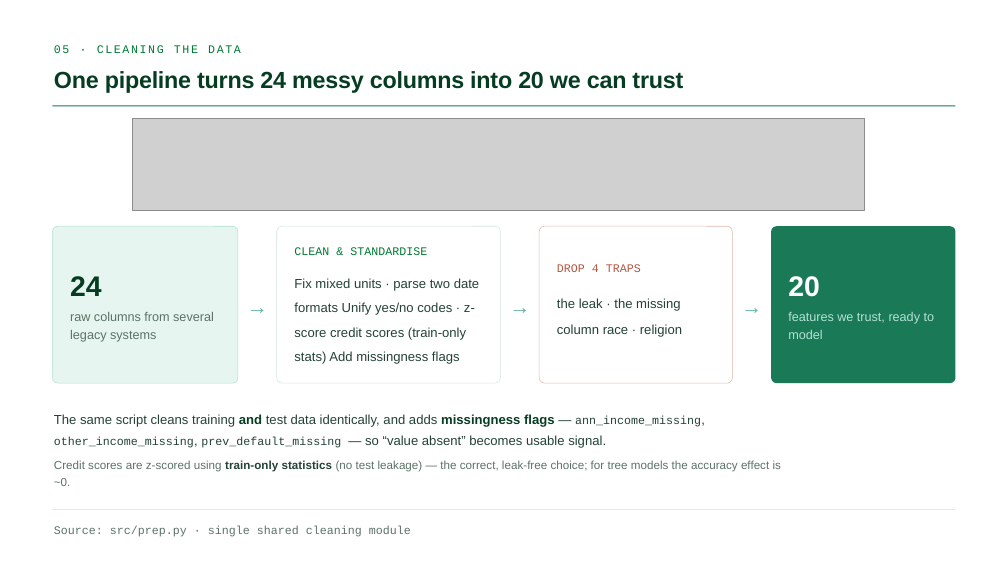
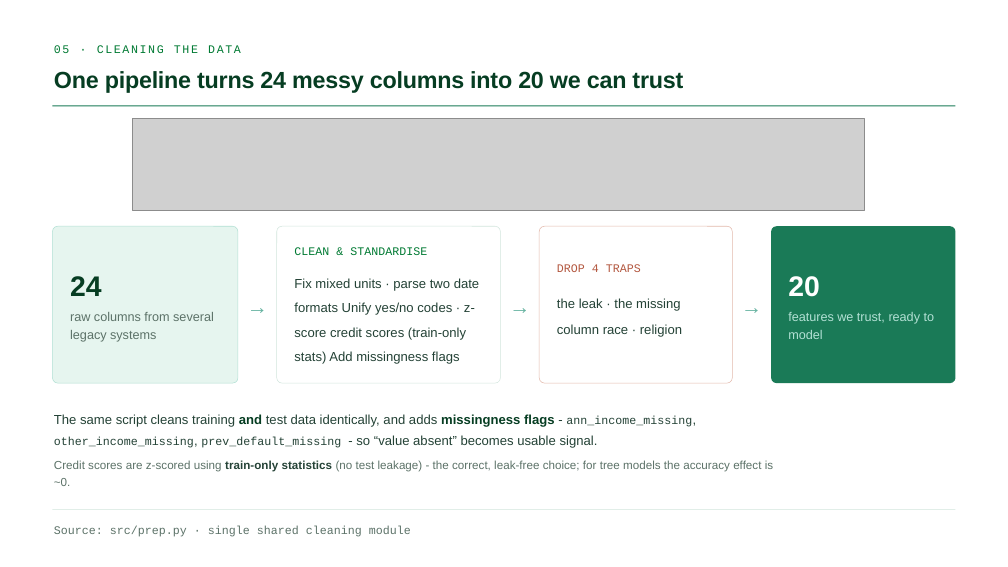
Before and after one commit to GianlucaBave/final-data-finance, a slide deck: slide 5 of presentation/Consulting_Finance_ML_Slides.pptx. Drawn at 1008x567 pixels with LibreOffice and Linux fonts; fonts in the diff are those of the drawing; grey boxes stand for pictures. Boxes give left, top, right and bottom in pixels: in the first picture for what was removed or moved away, otherwise in the second. Text is boxed around its words. In the diff, an @@ line names an element or a change of style, - is before the commit and + after.

```diff
--- a/presentation/Consulting_Finance_ML_Slides.pptx
+++ b/presentation/Consulting_Finance_ML_Slides.pptx
@@ text at bbox=[54, 414, 692, 448]: text changed @@
-The same script cleans training and test data identically, and adds missingness flags — ann_income_missing, other_income_missing, prev_default_missing — so “value absent” becomes usable signal.
+The same script cleans training and test data identically, and adds missingness flags - ann_income_missing, other_income_missing, prev_default_missing - so “value absent” becomes usable signal.
@@ text at bbox=[54, 460, 773, 486]: text changed @@
-Credit scores are z-scored using train-only statistics (no test leakage) — the correct, leak-free choice; for tree models the accuracy effect is ~0.
+Credit scores are z-scored using train-only statistics (no test leakage) - the correct, leak-free choice; for tree models the accuracy effect is ~0.
```
Also in this commit, not shown: 9 other slides changed.
